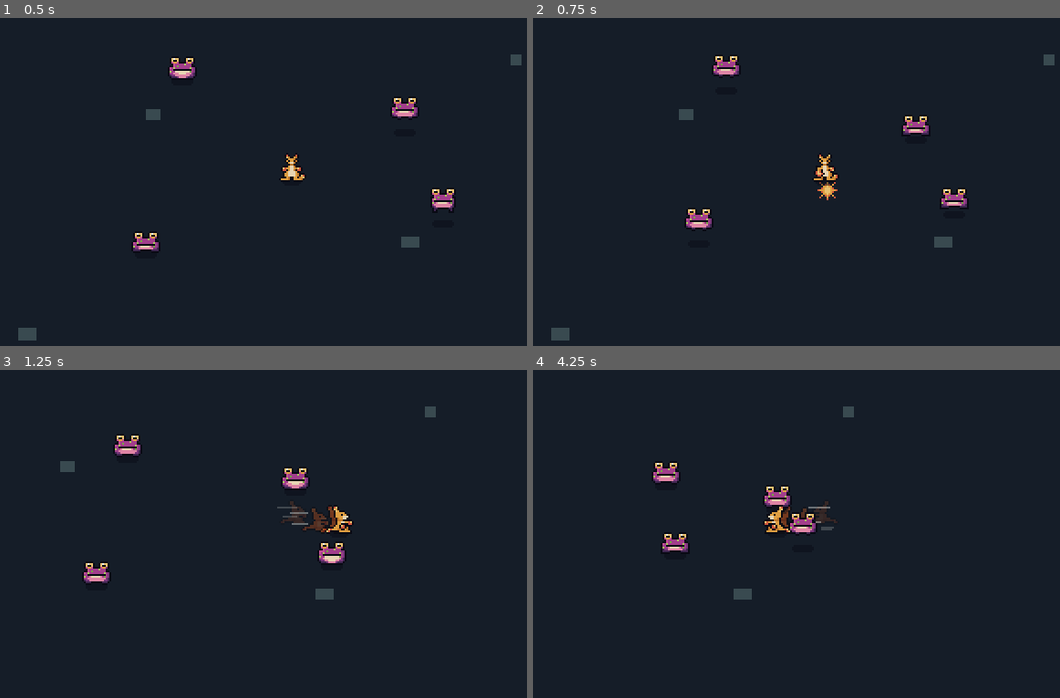
Above: before the commit, frames 1-4 (two rows, left to right).
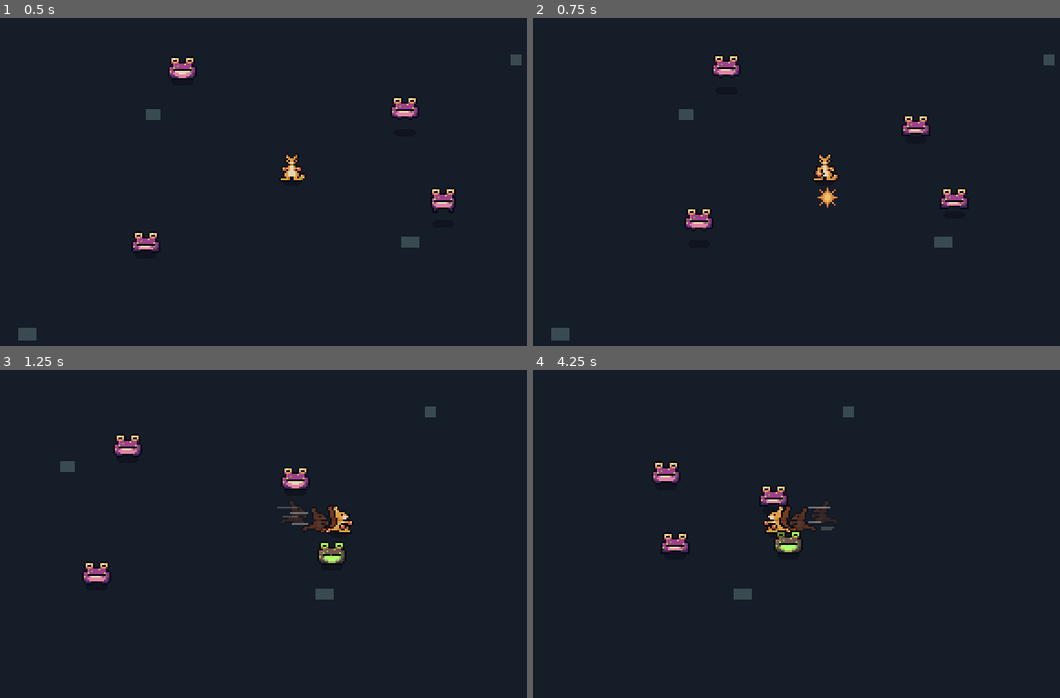
Above: after the commit, the same moments.

Repository: qmkDuran/my-own-art
Game: Godot game, scene res://scenes/main/main.tscn
Two runs of this game, one before a commit and one after it. Both use one fixed random seed, a clock stepped at 60 frames per second and the inputs below.
Inputs (mouse positions are in pixels of both pictures, inside the frame that each line leads up to):
- Up to frame 1 (0.5 s): no input
- Up to frame 2 (0.75 s): move the mouse to (954, 165) at 0.52 s; press the mouse at (954, 165) at 0.53 s; hold D (move_right) from 0.53 s (still down)
- Up to frame 3 (1.25 s): keep holding D (move_right); tap Space (dodge) at 0.8 s
- Up to frame 4 (4.25 s): move the mouse to (706, 550) at 1.27 s; release D (move_right) at 1.28 s; release the mouse at (706, 550) at 1.28 s; hold S (move_down) 1.28-2.03 s; tap Space (dodge) at 1.35, 2.3, 2.85, 3.8 s; click (706, 550) at 1.55 s; move the mouse to (880, 461) at 2.02 s; press the mouse at (880, 461) at 2.03 s; hold D (move_right) 2.03-2.78 s; move the mouse to (796, 599) at 2.77 s; release the mouse at (796, 599) at 2.78 s; hold W (move_up) 2.78-3.53 s; click (796, 599) at 3.05 s; move the mouse to (1002, 583) at 3.52 s; press the mouse at (1002, 583) at 3.53 s; hold A (move_left) from 3.53 s (still down)

Frame 1 is identical in both runs. In frame 2, 0.1% of the frame differs, in the area x 53-58%, y 50-58%; in frame 3, 0.2%; in frame 4, 0.7%, in the area x 43-54%, y 35-57%.

Commit message:
Longer jab reach; much clearer toad attack warning
- Jab lands 16px out (was 12) with a 12px hit area (was 10).
- Toad wind-up lasts 0.6s (was 0.4), flickers toxic green, and draws a
  faint green line that grows toward where the tongue will strike.

Co-Authored-By: Claude Opus 5.5 <noreply@anthropic.com>
Claude-Session: https://claude.ai/code/session_01YABBJVPWvaqtn34m5VQVCp

Diff:
--- a/scenes/enemies/toxic_toad/toxic_toad.tscn
+++ b/scenes/enemies/toxic_toad/toxic_toad.tscn
@@ -1,10 +1,11 @@
-[gd_scene load_steps=9 format=3]
+[gd_scene load_steps=10 format=3]
 
 [ext_resource type="Script" path="res://scripts/enemies/toad.gd" id="1_toad"]
 [ext_resource type="Script" path="res://scripts/animation/single_view_animator.gd" id="2_animator"]
 [ext_resource type="Script" path="res://scripts/enemies/toad_tongue.gd" id="3_tongue"]
 [ext_resource type="Script" path="res://scripts/components/health.gd" id="4_health"]
 [ext_resource type="Script" path="res://scripts/effects/hit_flash.gd" id="5_flash"]
+[ext_resource type="Script" path="res://scripts/effects/attack_warning.gd" id="6_warning"]
 
 [sub_resource type="CircleShape2D" id="CircleShape2D_body"]
 radius = 5.0
@@ -33,7 +34,7 @@
 sheet_prefix = "toad"
 animation_settings = {
 "attack": {
-"frame_durations": [0.4, 0.2, 0.12],
+"frame_durations": [0.6, 0.2, 0.12],
 "loops": false
 },
 "hop": {
@@ -45,6 +46,11 @@
 "loops": true
 }
 }
+
+[node name="AttackWarning" type="Line2D" parent="."]
+width = 1.0
+default_color = Color(0.658824, 0.792157, 0.345098, 0.45)
+script = ExtResource("6_warning")
 
 [node name="Tongue" type="Line2D" parent="."]
 width = 2.0
--- a/scripts/components/melee_attack.gd
+++ b/scripts/components/melee_attack.gd
@@ -11,7 +11,7 @@
 ## Seconds the whole attack takes, start to recovery (the jab animation's length).
 @export var attack_duration: float = 0.44
 ## How far in front of the creature the hit lands, in pixels.
-@export var reach: float = 12.0
+@export var reach: float = 16.0
 ## Height of the fist above the creature's feet, in pixels (negative is up).
 @export var fist_height: float = -7.0
 ## Effect shown where the hit lands.
@@ -19,7 +19,7 @@
 ## Damage dealt to each target the hit lands on.
 @export var damage: int = 1
 ## How close to the landing spot a target's feet must be to get hit, in pixels.
-@export var hit_radius: float = 10.0
+@export var hit_radius: float = 12.0
 ## Group whose members this attack can hurt (each needs a child node named "Health").
 @export var target_group: String = "enemies"
 ## Animations used in turn for back-to-back attacks, e.g. left fist then right fist.
--- /dev/null
+++ b/scripts/effects/attack_warning.gd
@@ -0,0 +1,24 @@
+class_name AttackWarning
+extends Line2D
+## A faint line showing where an attack is about to strike, so the player can react.
+##
+## It grows from the attacker out to full length while the attack winds up.
+
+## Where the line starts, relative to the attacker's feet (e.g. the toad's mouth).
+@export var start_offset: Vector2 = Vector2(0, -5)
+
+
+func _ready() -> void:
+	hide_warning()
+
+
+## progress: 0.0 = just started winding up, 1.0 = about to strike.
+func show_warning(direction: Vector2, length: float, progress: float) -> void:
+	visible = true
+	var end := start_offset + direction.normalized() * length * clampf(progress, 0.0, 1.0)
+	points = PackedVector2Array([start_offset, end])
+
+
+func hide_warning() -> void:
+	visible = false
+	clear_points()
--- a/scripts/enemies/toad.gd
+++ b/scripts/enemies/toad.gd
@@ -6,7 +6,8 @@
 ## the toad decides what to do next.
 ##   RESTING    -> sits for a moment, then hops closer or starts an attack
 ##   HOPPING    -> one hop toward the player, in an arc
-##   PUFFING    -> the warning: cheeks puff up (the player's cue to dodge)
+##   PUFFING    -> the warning: cheeks puff up, the toad flickers green and an aim line
+##                 grows toward the player (the cue to dodge)
 ##   LASHING    -> tongue shoots out; hits the player if they're still in the way
 ##   RECOVERING -> a short pause after attacking or being hit
 ##   DYING      -> fades away
@@ -30,7 +31,11 @@
 ## How far the tongue reaches, in pixels. The toad attacks once the player is this close.
 @export var tongue_reach: float = 26.0
 ## Seconds of warning before the tongue comes out (the attack animation's first frame).
-@export var puff_time: float = 0.40
+@export var puff_time: float = 0.60
+## Colour the toad flickers to while winding up, so the attack is easy to see coming.
+@export var warning_tint: Color = Color(0.75, 1.3, 0.6)
+## Seconds between each flicker of the warning tint.
+@export var warning_flicker_interval: float = 0.08
 ## Seconds the tongue is out (the rest of the attack animation).
 @export var lash_time: float = 0.32
 ## How close to the tongue the player's body must be to get hit, in pixels.
@@ -58,6 +63,7 @@
 @onready var sprite: SingleViewAnimator = $Sprite
 @onready var tongue: ToadTongue = $Tongue
 @onready var hit_flash: HitFlash = $HitFlash
+@onready var attack_warning: AttackWarning = $AttackWarning
 @onready var collision_shape: CollisionShape2D = $CollisionShape
 
 
@@ -102,9 +108,12 @@
 		_enter(State.RESTING, _random_rest_time())
 
 
+## The wind-up: the toad flickers toxic green and a line grows toward where the tongue will strike.
 func _puff() -> void:
 	velocity = Vector2.ZERO
-	if _is_state_over():
+	_show_attack_warning()
+	if _is_state_over():
+		_clear_attack_warning()
 		_has_hit_this_lash = false
 		tongue.lash(_lash_direction, tongue_reach, lash_time)
 		_enter(State.LASHING, lash_time)
@@ -176,6 +185,7 @@
 		return
 
 	tongue.retract_now()
+	_clear_attack_warning()
 	sprite.lift(0.0)
 	velocity = (global_position - source_position).normalized() * knockback_speed
 	_enter(State.RECOVERING, recover_time)
@@ -191,6 +201,19 @@
 	fade.tween_callback(queue_free)
 
 
+# --- Attack warning -------------------------------------------------------
+
+func _show_attack_warning() -> void:
+	attack_warning.show_warning(_lash_direction, tongue_reach, _state_progress())
+	var flicker_on := int(_time_in_state / warning_flicker_interval) % 2 == 0
+	sprite.modulate = Color(warning_tint, sprite.modulate.a) if flicker_on else Color(1, 1, 1, sprite.modulate.a)
+
+
+func _clear_attack_warning() -> void:
+	attack_warning.hide_warning()
+	sprite.modulate = Color(1, 1, 1, sprite.modulate.a)
+
+
 # --- Helpers --------------------------------------------------------------
 
 func _enter(new_state: State, length: float) -> void:
